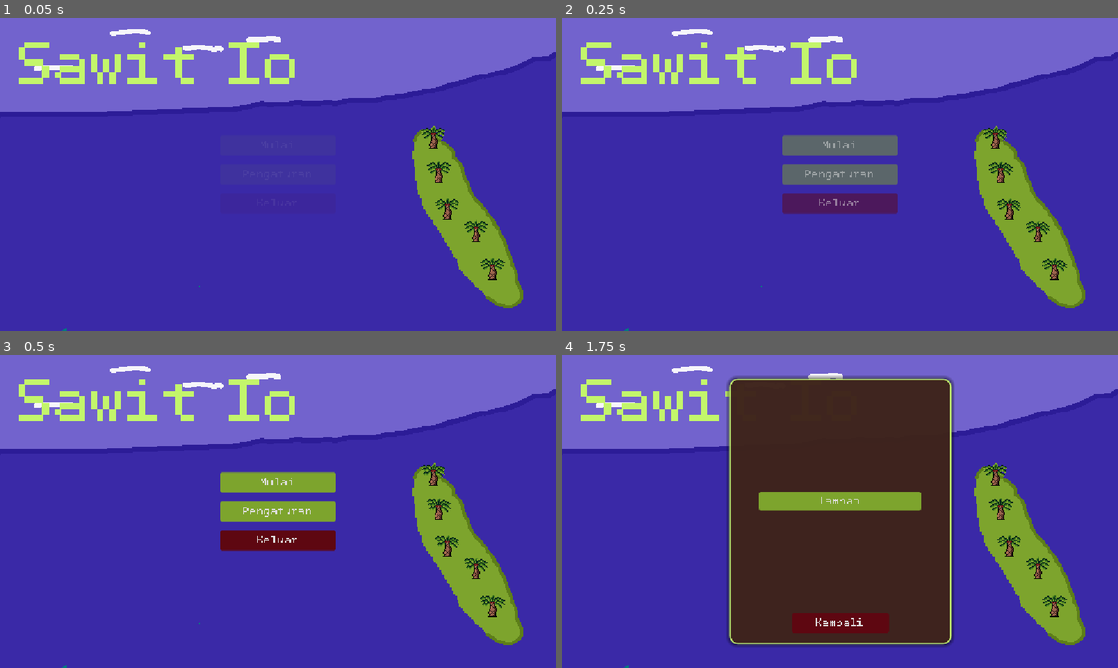
Above: before the commit, frames 1-4 (two rows, left to right).
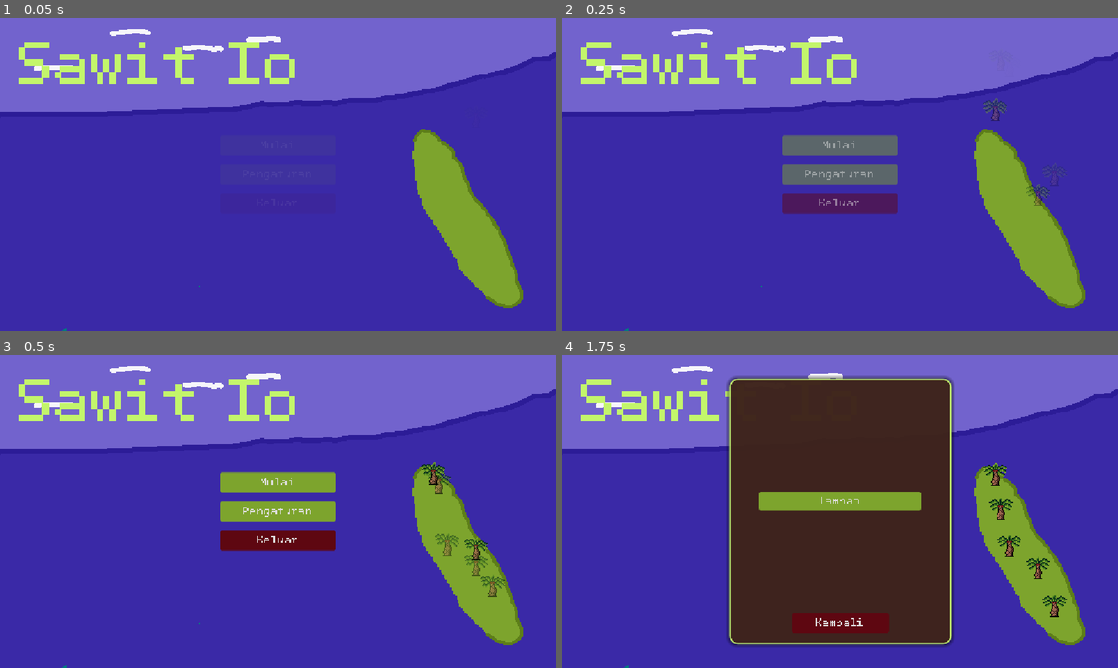
Above: after the commit, the same moments.

Repository: azizul987/Sawit-io
Game: Godot game, scene res://Scene/MainMenui.tscn
The game is run twice, just before and just after one commit, with the same random seed, the same clock (stepped at 60 frames per second) and the same inputs. Sound files missing from this copy of the repository are replaced by a short silence.
Inputs (mouse positions are in pixels of both pictures, inside the frame that each line leads up to):
- Up to frame 1 (0.05 s): no input
- Up to frame 2 (0.25 s): no input
- Up to frame 3 (0.5 s): no input
- Up to frame 4 (1.75 s): click "Mulai" at 0.5 s; tap Enter at 1.25 s; drag from (1056, 605) to (1012, 545) at 1.27 s

The runs differ from the first frame. In frame 1, 0.7% of the frame differs, in the area x 75-91%, y 34-84%; in frame 2, 1.0%, in the area x 75-91%, y 25-84%; in frame 3, 1.0%; in frame 4, nothing differs.

Commit message:
Efek animasi jatuh debu pohon sawit

Diff:
--- a/Logic/skrip/sawit.gd
+++ b/Logic/skrip/sawit.gd
@@ -8,6 +8,56 @@
 
 func _ready() -> void:
 	add_to_group("sawit")
+
+	# Simpan posisi akhir
+	var final_position = position
+
+	# Geser posisi awal ke atas secara acak (180 s/d 300 pixel) biar beda-beda
+	position.y -= randf_range(180.0, 300.0)
+	modulate.a = 0.0
+
+	var tween = create_tween()
+	tween.set_parallel(true)
+
+	# Tambahkan jeda waktu (delay) acak dan durasi jatuh acak
+	var random_delay = randf_range(0.0, 0.25)
+	var drop_duration = randf_range(0.5, 0.85)
+
+	# Animasi jatuh dan memantul (ditambah delay & durasi random)
+	tween.tween_property(self, "position", final_position, drop_duration).set_trans(Tween.TRANS_BOUNCE).set_ease(Tween.EASE_OUT).set_delay(random_delay)
+	# Animasi pudar perlahan menjadi jelas (fade in)
+	tween.tween_property(self, "modulate:a", 1.0, drop_duration * 0.8).set_delay(random_delay)
+
+	# Munculkan efek debu saat pertama kali menyentuh tanah (kira-kira 30% dari durasi jatuhnya karena EASE_OUT BOUNCE)
+	await get_tree().create_timer(random_delay + (drop_duration * 0.35)).timeout
+	if is_instance_valid(self):
+		create_dust_effect(final_position)
+
+func create_dust_effect(spawn_pos: Vector2) -> void:
+	var dust = CPUParticles2D.new()
+	dust.emitting = false
+	dust.one_shot = true
+	dust.explosiveness = 0.95
+	dust.lifetime = 0.6
+	dust.amount = 15
+	dust.direction = Vector2(0, -1)
+	dust.spread = 80.0
+	dust.gravity = Vector2(0, 150.0)
+	dust.initial_velocity_min = 40.0
+	dust.initial_velocity_max = 90.0
+	dust.scale_amount_min = 3.0
+	dust.scale_amount_max = 8.0
+	dust.color = Color(0.85, 0.85, 0.85, 0.7) # Putih asap / debu transparan
+
+	# Tambahkan partikel ke scene utama supaya tidak ikut mantul dengan pohonnya
+	get_tree().current_scene.add_child(dust)
+	dust.global_position = spawn_pos + Vector2(0, 25) # Posisi debu di bagian akar/bawah pohon
+	dust.emitting = true
+
+	# Bersihkan partikel setelah selesai
+	await get_tree().create_timer(1.0).timeout
+	if is_instance_valid(dust):
+		dust.queue_free()
 
 func _input_event(viewport: Viewport, event: InputEvent, shape_idx: int) -> void:
 	if event is InputEventMouseButton and event.button_index == MOUSE_BUTTON_LEFT and event.pressed:
